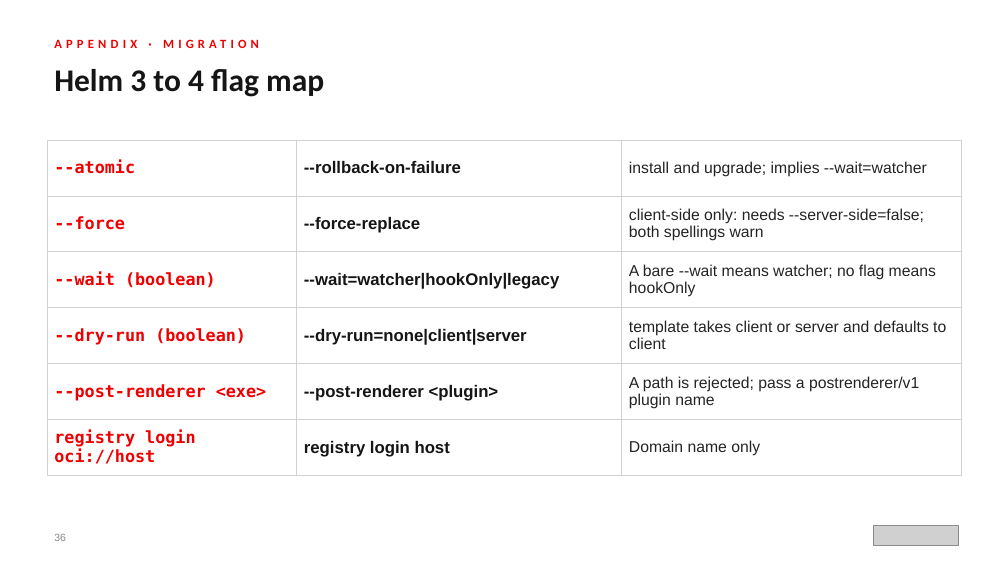
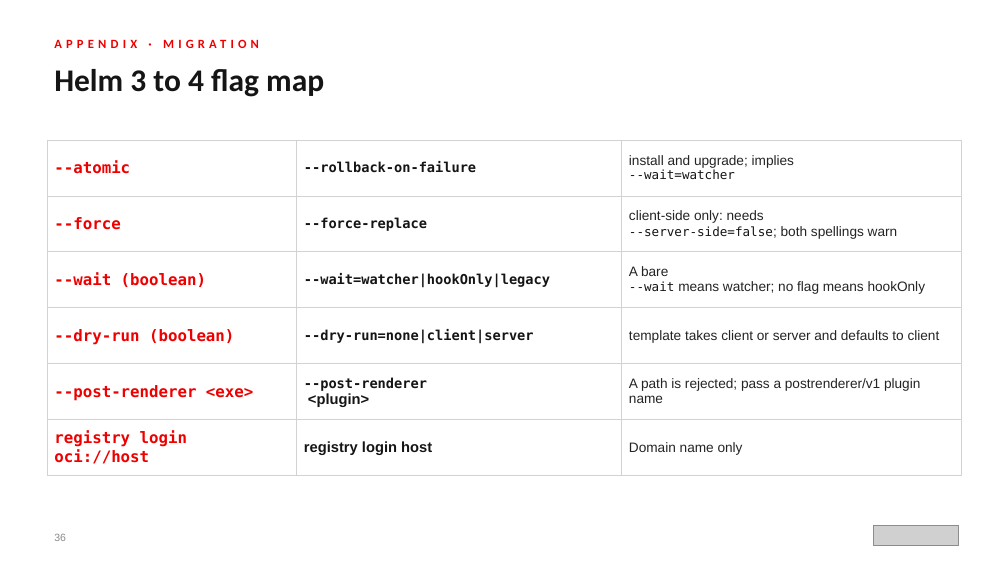
Before and after one commit to patterncatalyst/helm-for-developers, a slide deck: slide 36 of presentation/helm-101/Helm-101-r1.0.pptx. Drawn at 1008x567 pixels with LibreOffice and Linux fonts; fonts in the diff are those of the drawing; grey boxes stand for pictures. Boxes give left, top, right and bottom in pixels: in the first picture for what was removed or moved away, otherwise in the second. Text is boxed around its words. In the diff, an @@ line names an element or a change of style, - is before the commit and + after.

Commit message:
style(r1.0): unify deck helpers, mono flag runs, diagram scale, code auto-fit across 101 and 201

```diff
--- a/presentation/helm-101/Helm-101-r1.0.pptx
+++ b/presentation/helm-101/Helm-101-r1.0.pptx
@@ table at (x1=47, y1=140, x2=961, y2=476) @@
-row 1, column 3: install and upgrade; implies --wait=watcher
+row 1, column 3: install and upgrade; implies / --wait=watcher
-row 2, column 3: client-side only: needs --server-side=false; both spellings warn
+row 2, column 3: client-side only: needs / --server-side=false; both spellings warn
-row 3, column 3: A bare --wait means watcher; no flag means hookOnly
+row 3, column 3: A bare / --wait means watcher; no flag means hookOnly
-row 5, column 2: --post-renderer <plugin>
+row 5, column 2: --post-renderer / <plugin>
@@ size 16 to 15 pt in "--atomic", "--force", "--wait (boolean)", "--dry-run (boolean)" and 2 more places @@
@@ size 16 to 13 pt, font Arial to DejaVu Sans Mono in "--rollback-on-failure", "--force-replace", "--wait=watcher|hookOnly|legacy", "--dry-run=none|client|server" @@
@@ size 15 to 13 pt in "template takes client or server and defaults ...", "A path is rejected; pass a postrenderer/v1 ...", "Domain name only" @@
@@ size 16 to 14 pt in "registry login host" @@
```
Also in this commit, not shown: 26 other slides changed, 42 other files.
